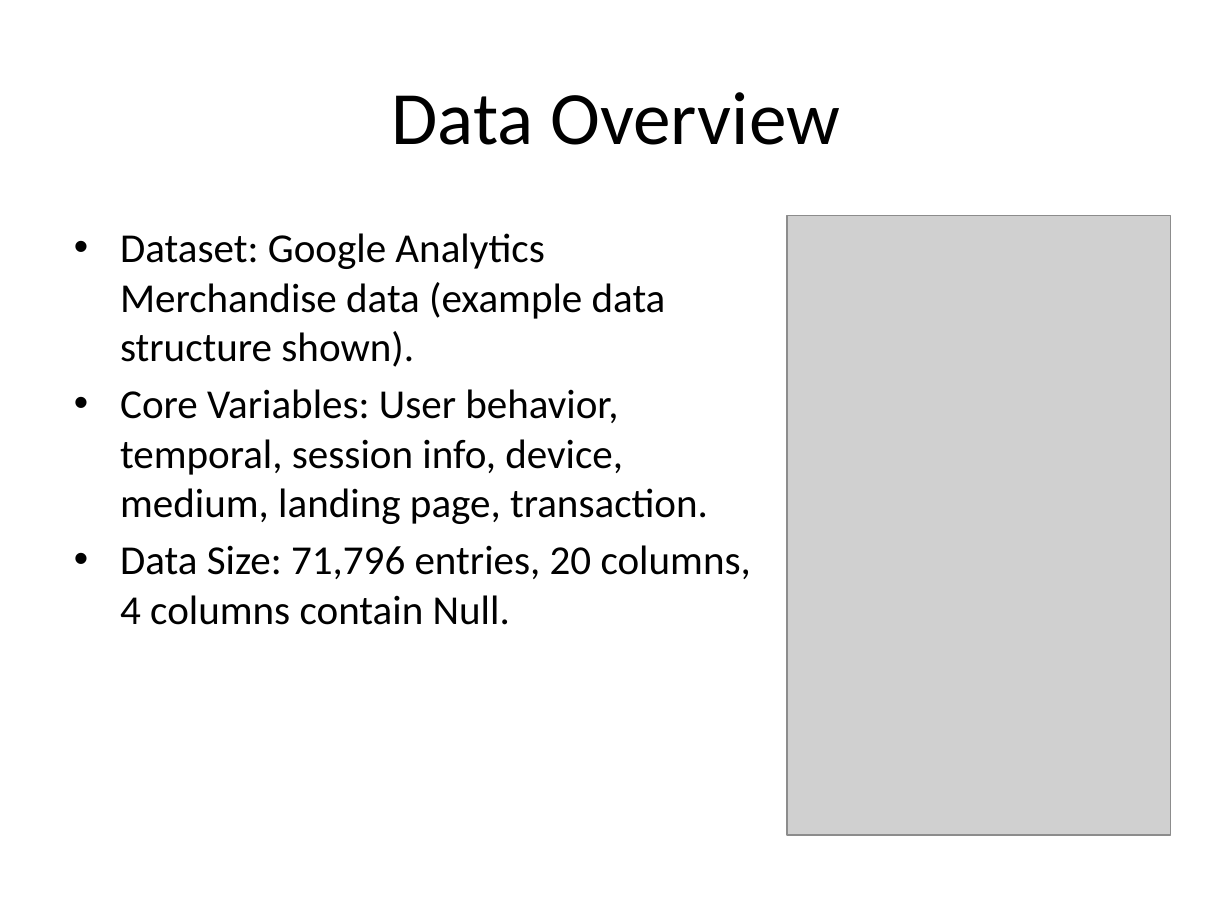
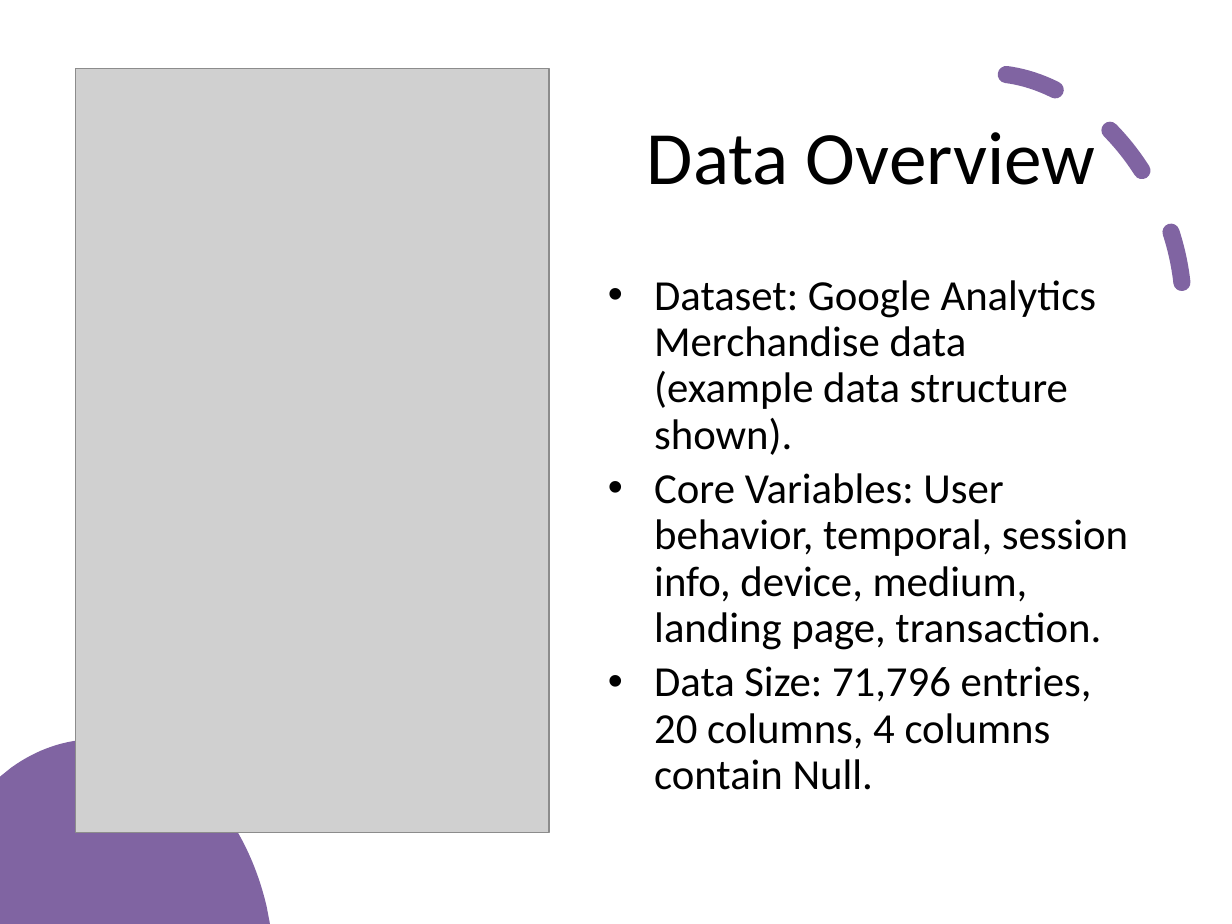
Before and after one commit to wfgoh/modules, a slide deck: slide 4 of presentation.pptx. Drawn at 1232x924 pixels with LibreOffice and Linux fonts; fonts in the diff are those of the drawing; grey boxes stand for pictures. Boxes give left, top, right and bottom in pixels: in the first picture for what was removed or moved away, otherwise in the second. Text is boxed around its words. In the diff, an @@ line names an element or a change of style, - is before the commit and + after.

```diff
--- a/presentation.pptx
+++ b/presentation.pptx
@@ arc (boxed as its full ellipse) added at box(804, 21, 1232, 512), outline #8064A2 10 pt dashed @@
@@ picture: place and size @@
-picture at box(787, 216, 1170, 835)
+picture at box(76, 69, 549, 833)
@@ title "Data Overview": place and size @@
-title "Data Overview" at box(391, 92, 839, 145)
+title "Data Overview" at box(647, 132, 1095, 185)
@@ text "Dataset: Google Analytics Merchandise data ...": place and size @@
-text "Dataset: Google Analytics Merchandise data ..." at box(120, 233, 751, 625)
+text "Dataset: Google Analytics Merchandise data ..." at box(654, 280, 1128, 790)
@@ text "Dataset: Google Analytics Merchandise data ..." at box(654, 280, 1128, 790): size 24 to 25 pt; line spacing 1 to 0.9 @@
@@ freeform shape added at box(0, 739, 270, 924), fill #8064A2 @@
```
Also in this commit, not shown: 7 other slides changed, 1 slide added, 2 slides removed.
